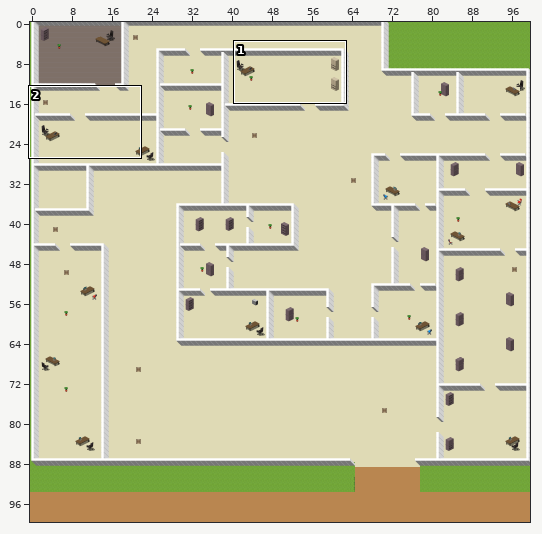
Level history. Tiled map: assets/map2.1.tmx. Above, an overview of the earlier version with the close-up marked.
Close-up. The starting point:
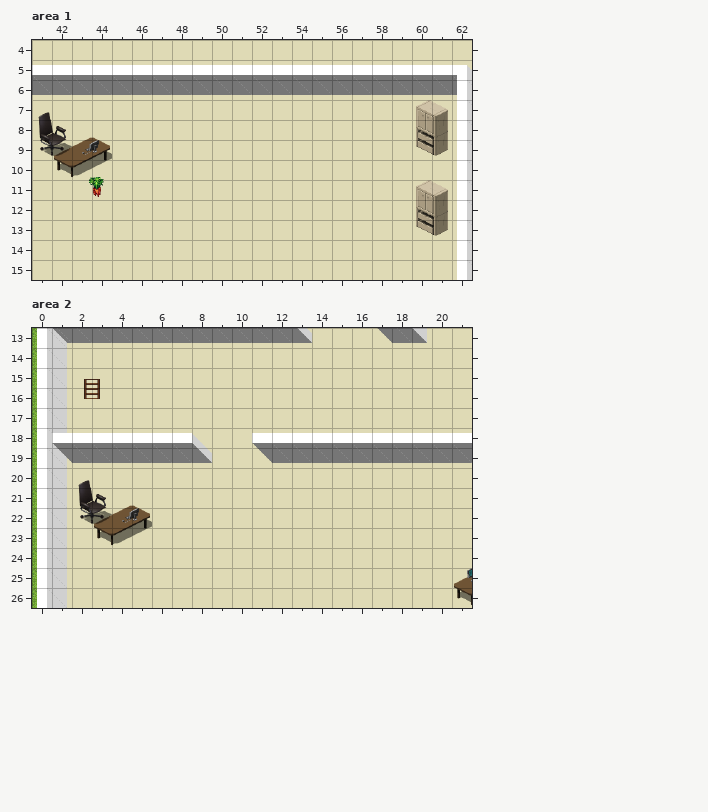
Cells are 32x32 px. Shown: area 1 x 41..62, y 4..15; area 2 x 0..21, y 13..26. The commit also changed other parts of the map, which this record leaves out.
Now the later version:
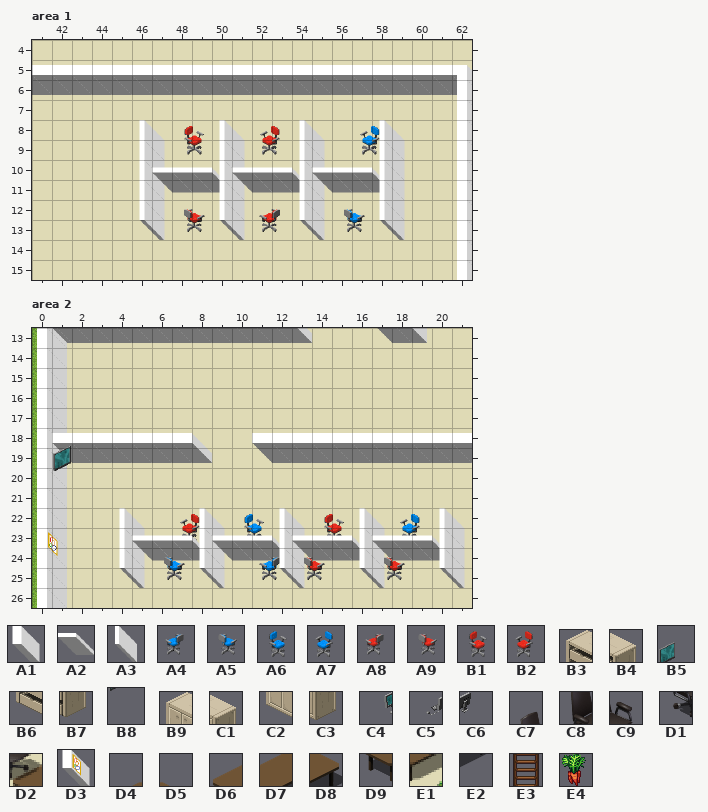
Key: from "2dwalls": A1 1, A2 14, A3 15; from "OfficeFurniture": A4 92, A5 93, A6 94, A7 95, A8 124, A9 125, B1 126, B2 127, B3 182, B4 183, B5 207, B6 214, B7 215, B8 223, B9 342, C1 343, C2 374, C3 375, C4 602, C5 606, C6 607; from "chair": C7 8, C8 16, C9 17, D1 24, D2 25; from "extra": D3 2; from "tables": D4 7, D5 8, D6 12, D7 13, D8 14, D9 18, E1 19, E2 20; from "terrain-assets": E3 169, E4 970.
__ is an empty cell.
Objects are placed by their top-left corner, in cells (3,4 is the top-left corner of cell 3,4); size is 1x1 cell unless given.
Tiles replaced or removed in this view: A1, B3, B4, B6, B7, B9, C1, C2, C3, C4, C5, C6, C7, C8, C9, D1, D2, D4, D5, D6, D7, D8, D9, E1, E2.
Tiles of an added or newly shown layer are drawn over the layers below it.
See-through tiles are keyed as they look on the map.
Change:
Changed rows in their new state; .. is an unchanged cell.
Layer "FloorAccessoriesBottom" (removed), area 1:
first column x 42:
 8 .. __ __ .. .. .. .. .. .. .. .. .. .. .. .. .. .. .. __ __
 9 __ __ __ .. .. .. .. .. .. .. .. .. .. .. .. .. .. .. __ __
10 __ __ __ .. .. .. .. .. .. .. .. .. .. .. .. .. .. .. .. ..
12 .. .. .. .. .. .. .. .. .. .. .. .. .. .. .. .. .. .. __ __
13 .. .. .. .. .. .. .. .. .. .. .. .. .. .. .. .. .. .. __ __
Layer "FloorAccessoriesTop" (removed), area 1:
first column x 41:
 7 __ .. .. .. .. .. .. .. .. .. .. .. .. .. .. .. .. .. .. __ __
 8 __ __ .. .. .. .. .. .. .. .. .. .. .. .. .. .. .. .. .. __ __
 9 __ __ __ __ .. .. .. .. .. .. .. .. .. .. .. .. .. .. .. .. ..
11 .. .. .. .. .. .. .. .. .. .. .. .. .. .. .. .. .. .. .. __ __
12 .. .. .. .. .. .. .. .. .. .. .. .. .. .. .. .. .. .. .. __ __
Layer "WallsAccessories", area 1:
first column x 48:
 9 B1 .. .. .. B2
first column x 48:
13 A9 .. .. .. A8
Layer "WallsAccessories2" (added), area 1:
first column x 46:
 9 A3 .. .. .. A3 .. .. .. A3 .. .. A7 A3
10 A3 .. .. .. A3 .. .. .. A3 .. .. .. A3
11 A3 A2 A2 A2 A3 A2 A2 A2 A3 A2 A2 A2 A3
12 A3 .. .. .. A3 .. .. .. A3 .. .. .. A3
13 A3 .. .. .. A3 .. .. .. A3 .. A5 .. A3
Layer "ObjectLayer" (now hidden), area 1:
removed: E4 "money9" at 43.8,10.8
Layer "FloorAccessoriesBottom" (removed), area 2:
first column x 3:
21 .. __ __ .. .. .. .. .. .. .. .. .. .. .. .. .. .. .. ..
22 __ __ __ .. .. .. .. .. .. .. .. .. .. .. .. .. .. .. ..
23 __ __ __ .. .. .. .. .. .. .. .. .. .. .. .. .. .. .. ..
25 .. .. .. .. .. .. .. .. .. .. .. .. .. .. .. .. .. .. __
26 .. .. .. .. .. .. .. .. .. .. .. .. .. .. .. .. .. .. __
Layer "FloorAccessoriesTop" (removed), area 2:
first column x 2:
20 __ .. .. .. .. .. .. .. .. .. .. .. .. .. .. .. .. .. .. ..
21 __ __ .. .. .. .. .. .. .. .. .. .. .. .. .. .. .. .. .. ..
22 __ __ __ __ .. .. .. .. .. .. .. .. .. .. .. .. .. .. .. ..
25 .. .. .. .. .. .. .. .. .. .. .. .. .. .. .. .. .. .. .. __
Layer "WallsAccessories", area 2:
first column x 0:
24 D3
Layer "WallsAccessories2" (added), area 2:
first column x 1:
19 B5 .. .. .. .. .. .. .. .. .. .. .. .. .. .. .. .. .. .. ..
21 B8 .. .. .. .. .. .. .. .. .. .. .. .. .. .. .. .. .. .. ..
23 .. .. .. A3 .. .. B2 A3 .. A6 .. A3 .. B1 .. A3 .. A7 .. A3
24 .. .. .. A3 A2 A2 A2 A3 A2 A2 A2 A3 A2 A2 A2 A3 A2 A2 A2 A3
25 .. .. .. A3 .. A5 .. A3 .. .. A4 A3 A9 .. .. A3 A9 .. .. A3
Layer "ObjectLayer" (now hidden), area 2:
removed: E3 "guard10" at 2.5,15.6
